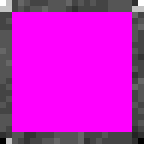
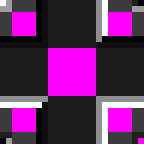
Two versions of the same layered image (144 x 144). Layer-by-layer changes:
painted on "ConnL" over [0, 6, 48, 138]
painted on "ConnR" over [96, 0, 144, 144]
painted on "ConnT" over [0, 0, 138, 48]
painted on "ConnB" over [0, 96, 144, 144]
